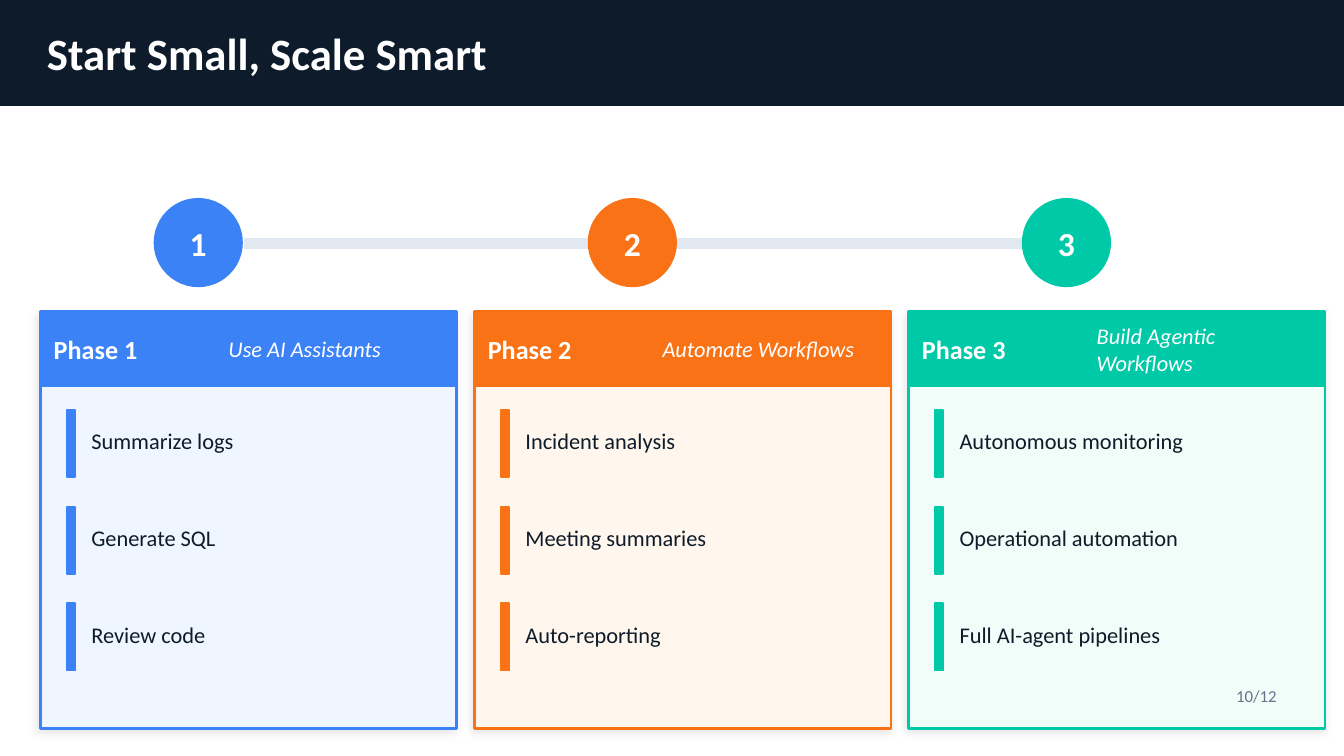
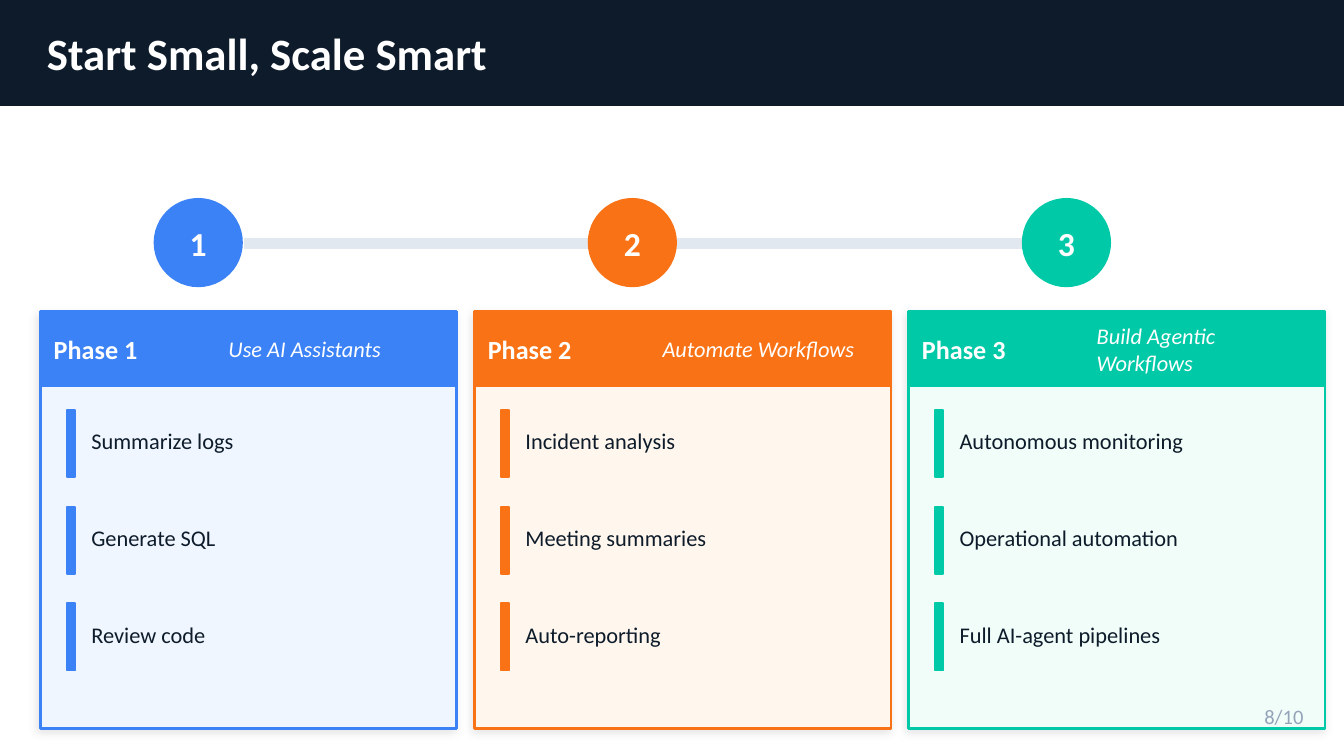
Before and after one commit to Ligerking007/JakapanK-Portfolio, a slide deck: slide 8 of public/before2021/sampleprojects/6-sharetoteam/Agentic_AI_TeamSharing_2026_05_JakapanK.pptx (slide 10 before the commit). Drawn at 1344x756 pixels with LibreOffice and Linux fonts; fonts in the diff are those of the drawing. Boxes give left, top, right and bottom in pixels: in the first picture for what was removed or moved away, otherwise in the second. Text is boxed around its words. In the diff, an @@ line names an element or a change of style, - is before the commit and + after.

```diff
--- a/public/before2021/sampleprojects/6-sharetoteam/Agentic_AI_TeamSharing_2026_05_JakapanK.pptx
+++ b/public/before2021/sampleprojects/6-sharetoteam/Agentic_AI_TeamSharing_2026_05_JakapanK.pptx
@@ text "8/10" at [1264, 710, 1303, 730]: vertical alignment top to middle @@
@@ text at [1264, 710, 1303, 730]: text changed; size 9 to 11 pt; text colour #64748B to #94A3B8 @@
-10/12
+8/10
```
Also in this commit, not shown: 9 other slides changed, 2 slides removed.
